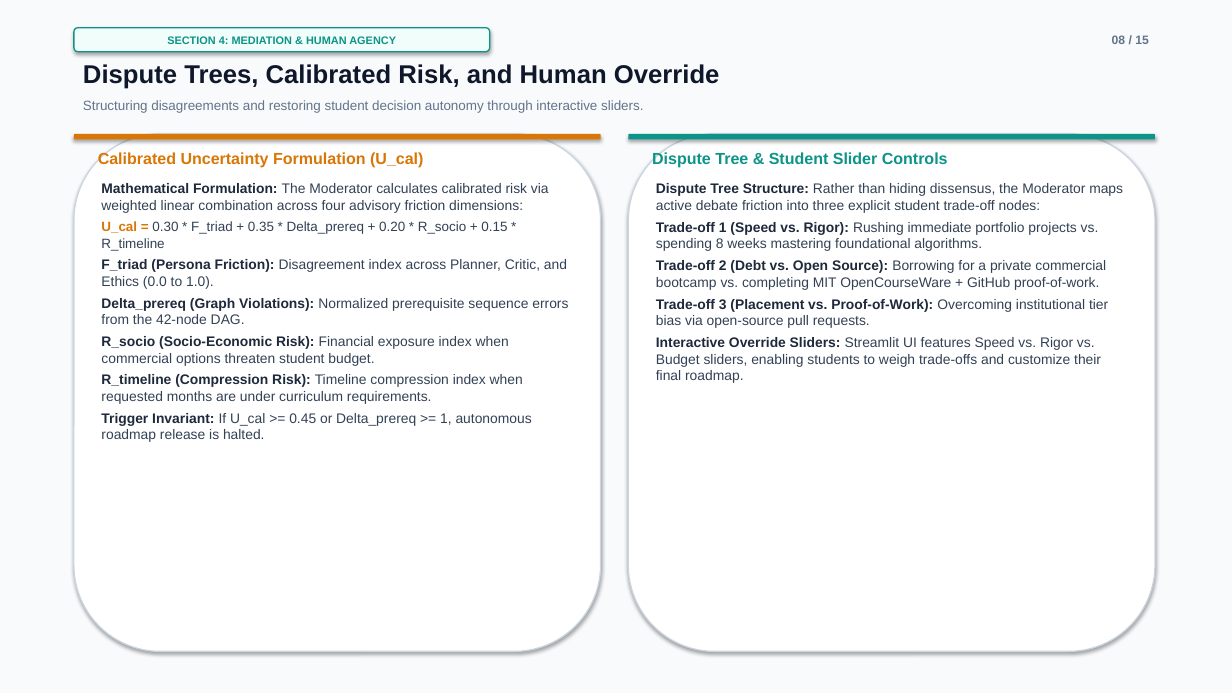
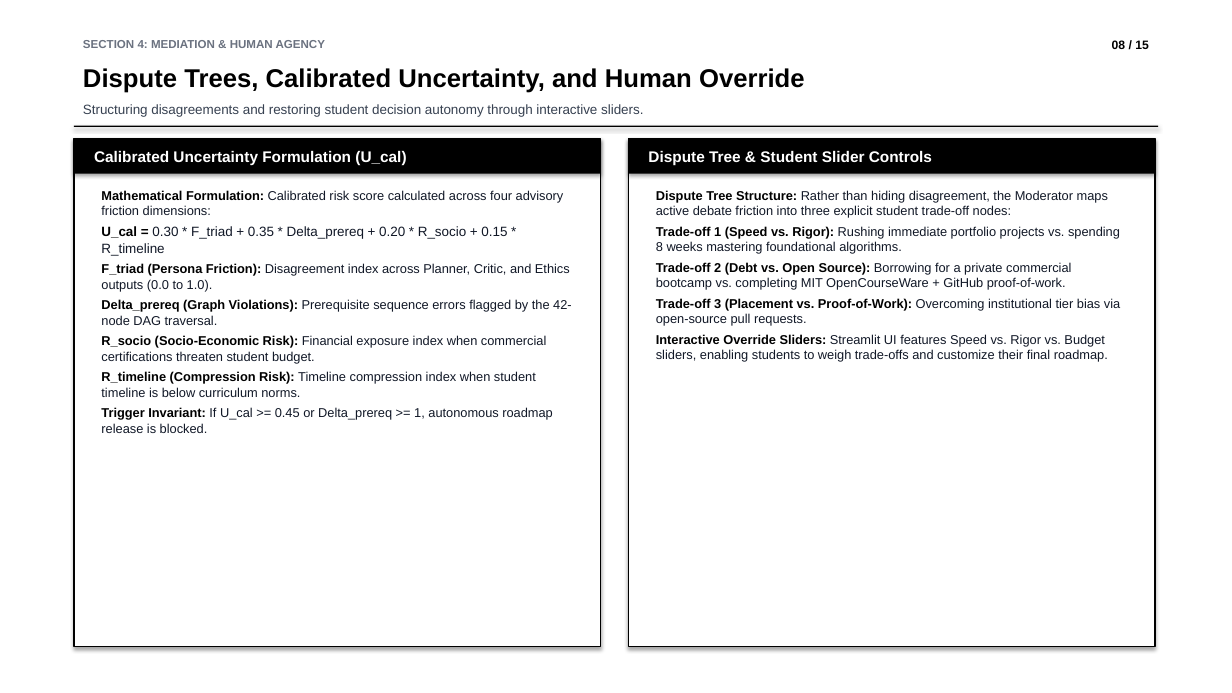
Before and after one commit to parth2024-tech/rai-project, a slide deck: slide 8 of docs/FINAL_PRESENTATION_15_SLIDES.pptx. Drawn at 1232x693 pixels with LibreOffice and Linux fonts; fonts in the diff are those of the drawing. Boxes give left, top, right and bottom in pixels: in the first picture for what was removed or moved away, otherwise in the second. Text is boxed around its words. In the diff, an @@ line names an element or a change of style, - is before the commit and + after.

```diff
--- a/docs/FINAL_PRESENTATION_15_SLIDES.pptx
+++ b/docs/FINAL_PRESENTATION_15_SLIDES.pptx
@@ rectangle at [0,0,1232,693]: fill #F8FAFC to #FFFFFF @@
@@ text "SECTION 4: MEDIATION & HUMAN ...": place and size @@
-text "SECTION 4: MEDIATION & HUMAN ..." at [74,28,490,52]
+text "SECTION 4: MEDIATION & HUMAN ..." at [83,40,325,48]
@@ text "SECTION 4: MEDIATION & HUMAN ..." at [83,40,325,48]: size 8.5 to 9 pt, text colour #0D9488 to #6B7280; alignment centre to left; vertical alignment middle to top; fill #F0FDFA to none; outline #0D9488 1 pt to none; shadow off @@
@@ text "08 / 15" at [1112,40,1149,49]: text colour #64748B to #000000 @@
@@ text at [83,68,805,93]: text changed; text colour #0F172A to #000000 @@
-Dispute Trees, Calibrated Risk, and Human Override
+Dispute Trees, Calibrated Uncertainty, and Human Override
@@ text "Structuring disagreements and restoring student ..." at [83,104,643,117]: text colour #64748B to #374151 @@
@@ rounded rectangle removed at [74,134,601,652] @@
@@ rounded rectangle removed at [74,134,601,140] @@
@@ rectangle added at [74,126,1158,127], fill #000000 @@
@@ rectangle added at [74,139,601,647], fill #FFFFFF, outline #000000 1 pt @@
@@ rectangle added at [74,139,601,174], fill #000000 @@
@@ text "Calibrated Uncertainty Formulation (U_cal)" at [94,151,406,165]: size 12.5 to 12 pt, text colour #D97706 to #FFFFFF @@
@@ rounded rectangle removed at [628,134,1155,652] @@
@@ rounded rectangle removed at [628,134,1155,140] @@
@@ rectangle added at [628,139,1155,647], fill #FFFFFF, outline #000000 1 pt @@
@@ rectangle added at [628,139,1155,174], fill #000000 @@
@@ text "Dispute Tree & Student Slider ..." at [648,151,932,165]: size 12.5 to 12 pt, text colour #0D9488 to #FFFFFF @@
@@ text "Mathematical Formulation: Calibrated risk score ...": place and size @@
-text "Mathematical Formulation: Calibrated risk score ..." at [101,183,568,442]
+text "Mathematical Formulation: Calibrated risk score ..." at [101,190,572,433]
@@ text at [101,190,564,215]: text changed; size 10.8 to 10 pt; text colour #334155 to #111827 @@
-Mathematical Formulation: The Moderator calculates calibrated risk via weighted linear combination across four advisory friction dimensions:
+Mathematical Formulation: Calibrated risk score calculated across four advisory friction dimensions:
@@ text "Dispute Tree Structure: Rather than ...": place and size @@
-text "Dispute Tree Structure: Rather than ..." at [656,183,1123,383]
+text "Dispute Tree Structure: Rather than ..." at [656,190,1120,362]
@@ text at [656,190,1108,218]: text changed; size 10.8 to 10 pt; text colour #334155 to #111827 @@
-Dispute Tree Structure: Rather than hiding dissensus, the Moderator maps active debate friction into three explicit student trade-off nodes:
+Dispute Tree Structure: Rather than hiding disagreement, the Moderator maps active debate friction into three explicit student trade-off nodes:
@@ text at [101,226,507,256]: text colour #D97706 to #000000 in "U_cal ="; text colour #334155 to #111827 in "0.30 * F_triad + 0.35 * Delta_prereq ..." @@
@@ text at [656,226,1120,362]: size 10.8 to 10 pt in "Trade-off 1 (Speed vs. Rigor): Rushing immediate ...", "Trade-off 2 (Debt vs. Open Source): Borrowing ...", "Trade-off 3 (Placement vs. Proof-of-Work): Overcoming instit ...", "Interactive Override Sliders: Streamlit UI features Speed ..."; text colour #1E293B to #000000 in "Trade-off 1 (Speed vs. Rigor):", "Trade-off 2 (Debt vs. Open Source):", "Trade-off 3 (Placement vs. Proof-of-Work):", "Interactive Override Sliders:"; text colour #334155 to #111827 in "Rushing immediate portfolio projects vs. spending 8 ...", "Borrowing for a private commercial bootcamp vs. ...", "Overcoming institutional tier bias via open-source pull ...", "Streamlit UI features Speed vs. Rigor vs. ..." @@
@@ text at [101,263,572,433]: text changed; size 10.8 to 10 pt; text colour #334155 to #111827 @@
-F_triad (Persona Friction): Disagreement index across Planner, Critic, and Ethics (0.0 to 1.0).
-Delta_prereq (Graph Violations): Normalized prerequisite sequence errors from the 42-node DAG.
-R_socio (Socio-Economic Risk): Financial exposure index when commercial options threaten student budget.
-R_timeline (Compression Risk): Timeline compression index when requested months are under curriculum requirements.
-Trigger Invariant: If U_cal >= 0.45 or Delta_prereq >= 1, autonomous roadmap release is halted.
+F_triad (Persona Friction): Disagreement index across Planner, Critic, and Ethics outputs (0.0 to 1.0).
+Delta_prereq (Graph Violations): Prerequisite sequence errors flagged by the 42-node DAG traversal.
+R_socio (Socio-Economic Risk): Financial exposure index when commercial certifications threaten student budget.
+R_timeline (Compression Risk): Timeline compression index when student timeline is below curriculum norms.
+Trigger Invariant: If U_cal >= 0.45 or Delta_prereq >= 1, autonomous roadmap release is blocked.
```
Also in this commit, not shown: 14 other slides changed, 23 other files.
